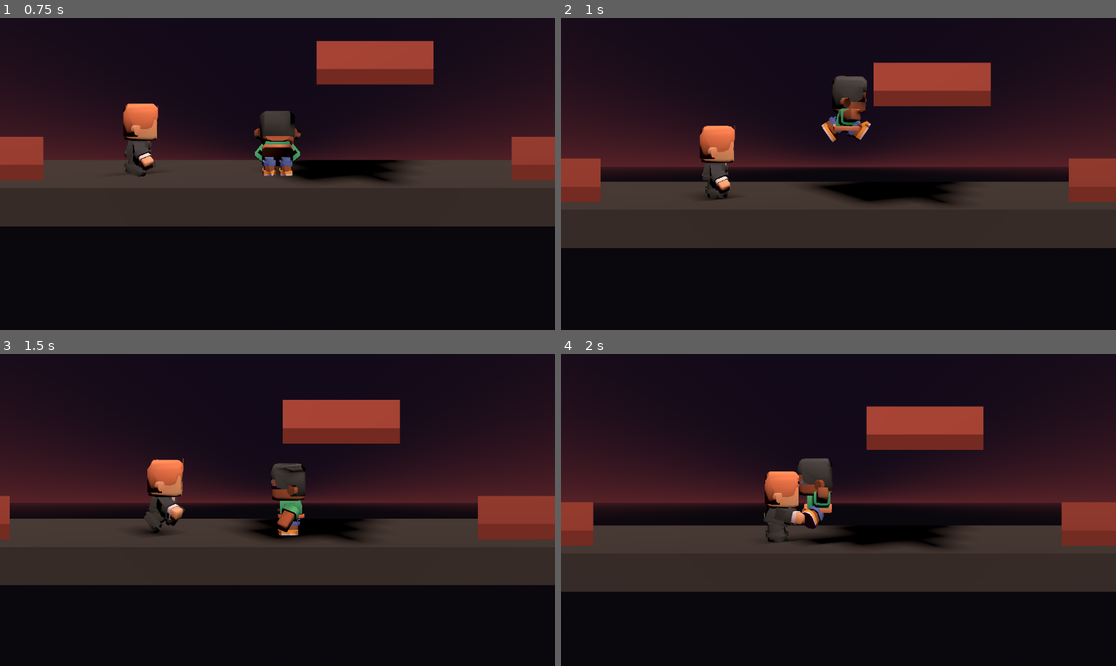
Above: before the commit, frames 1-4 (two rows, left to right).
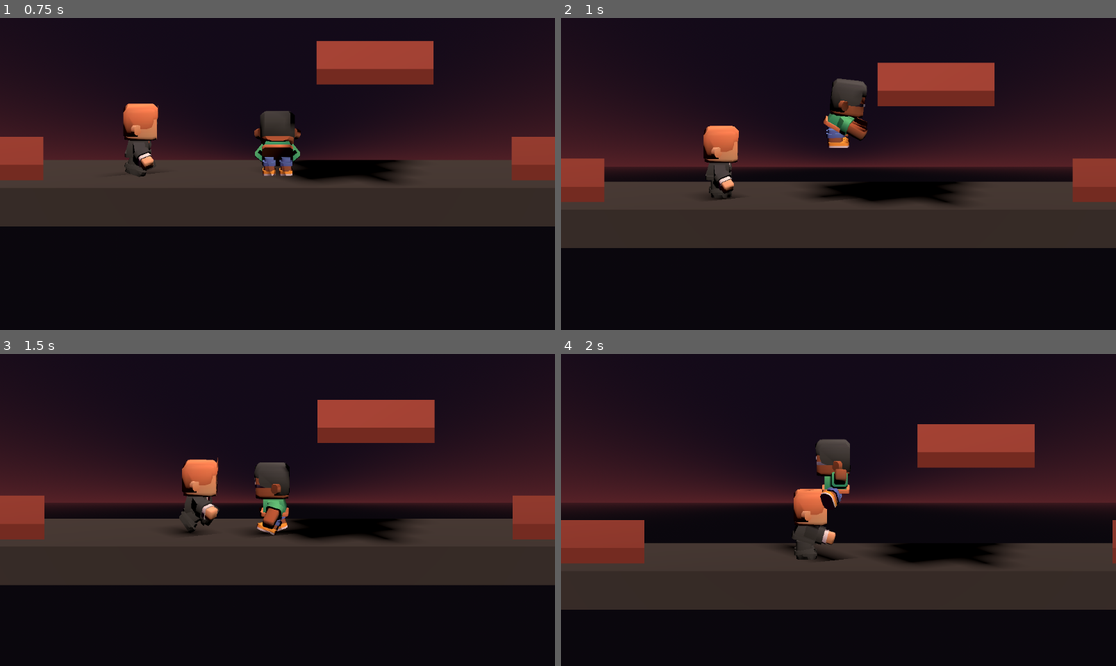
Above: after the commit, the same moments.

Repository: Sangope/DuelsSouls
Game: Godot game, scene res://main.tscn
Two runs of this game, one before a commit and one after it. Both use one fixed random seed, a clock stepped at 60 frames per second and the inputs below.
Inputs:
- Up to frame 1 (0.75 s): hold D (move_right) from 0.53 s (still down); hold C (pocion) from 0.53 s (still down)
- Up to frame 2 (1 s): keep holding D (move_right); keep holding C (pocion); tap Space (saltar) at 0.77 s
- Up to frame 3 (1.5 s): release D (move_right) at 1.28 s; release C (pocion) at 1.28 s; hold A (move_left) from 1.28 s (still down); tap C (pocion) at 1.35 s
- Up to frame 4 (2 s): keep holding A (move_left); tap Space (saltar) at 1.52 s

Frame 1 is identical in both runs. In frame 2, 1.9% of the frame differs, in the area x 7-93%, y 14-60%; in frame 3, 8.1%; in frame 4, 21%, in the area x 0-100%, y 16-82%.

Commit message:
T7 N3 - Tarea B - enchufes y regla

Diff:
--- a/pocion.gd
+++ b/pocion.gd
@@ -5,17 +5,19 @@
 @export var tecla = "pocion"
 @export var duracion = 0.8
 @export var recarga = 1.2
+@export var curacion = 30
 @onready var pj = get_parent()
 
 var estado = Estado.LISTA
 var tiempo = 0.0
+var pociones = 2
 
 
 func _physics_process(delta):
 	tiempo -= delta
 	match estado:
 		Estado.LISTA:
-			if Input.is_action_just_pressed(tecla):
+			if Input.is_action_just_pressed(tecla) and puede():
 				empezar()
 		Estado.ACTIVA:
 			if tiempo <= 0.001:   # 0.001 y no 0: restar 1/60 no da exacto
@@ -25,13 +27,25 @@
 				estado = Estado.LISTA
 
 
+func puede():
+	return pociones > 0
+
+
 func empezar():
 	estado = Estado.ACTIVA
 	tiempo = duracion
+	pociones -= 1
+	pj.empuje = Vector3.ZERO
+	pj.multiplicador = 0.0
+	pj.accion = "pick-up"
 	print("empieza: ", tecla)
+	print("+", curacion, " de vida, quedan ", pociones)
 
 
 func terminar():
 	estado = Estado.RECARGA
 	tiempo = recarga
+	pj.empuje = Vector3.ZERO
+	pj.multiplicador = 1.0
+	pj.accion = ""
 	print("termina: ", tecla)
